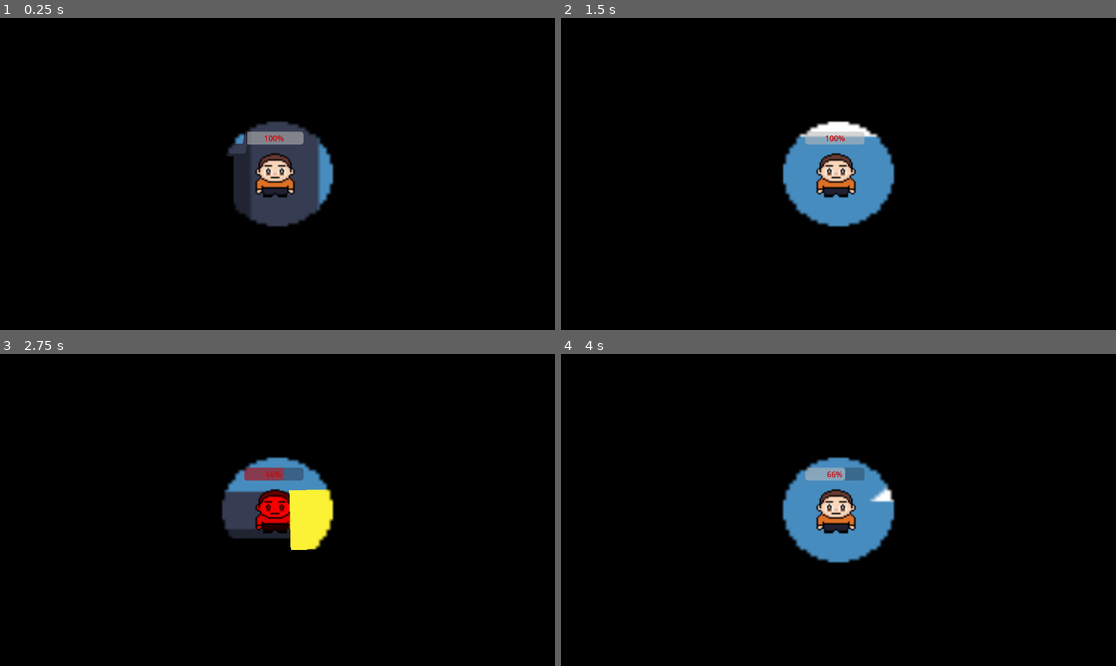
Above: before the commit, frames 1-4 (two rows, left to right).
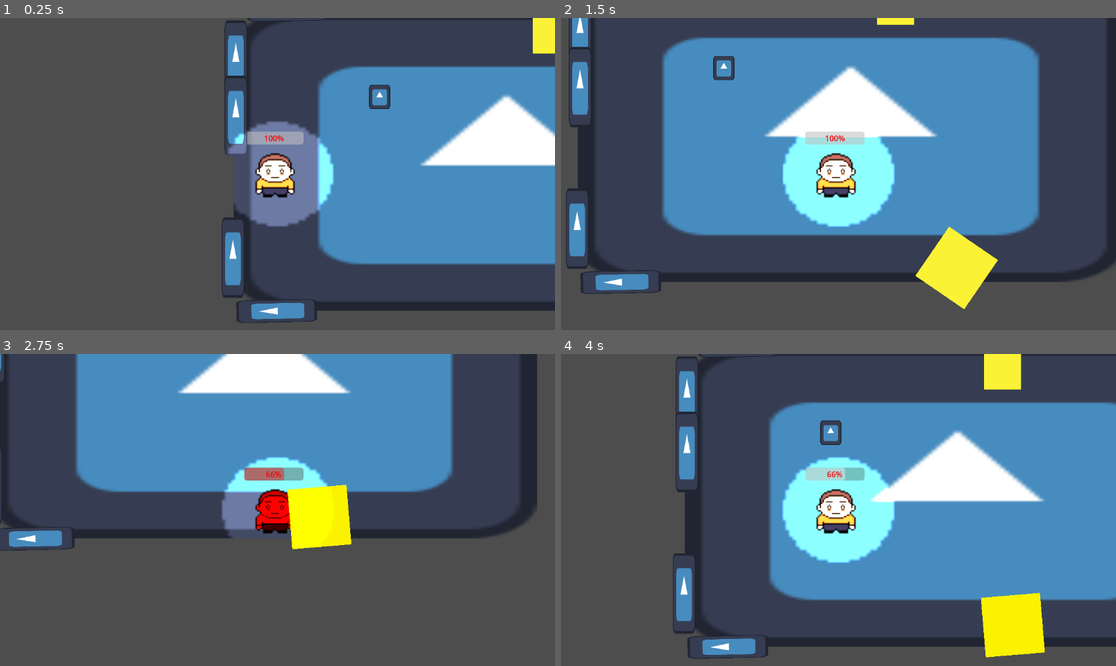
Above: after the commit, the same moments.

Repository: bryanmejiapalma/The-Matrix-Studio
Game: Godot game, scene res://game.tscn
Two runs of this game, one before a commit and one after it. Both use one fixed random seed, a clock stepped at 60 frames per second and the inputs below. This scene is started directly instead of the project's main scene. The engine's default icon, where the game draws it, is replaced by a stand-in: a white triangle on a blue panel in a dark square.
Inputs:
- Up to frame 1 (0.25 s): no input
- Up to frame 2 (1.5 s): tap Enter at 0.5 s; hold D (ui_right) 0.53-1.28 s; hold Shift (boost) 0.53-1.28 s; hold S (ui_down) from 1.28 s (still down); tap E (interact) at 1.35 s
- Up to frame 3 (2.75 s): release S (ui_down) at 2.03 s; hold D (ui_right) from 2.03 s (still down); hold Shift (boost) from 2.03 s (still down)
- Up to frame 4 (4 s): tap Space at 2.75 s; release D (ui_right) at 2.78 s; release Shift (boost) at 2.78 s; hold W (ui_up) 2.78-3.53 s; tap E (interact) at 2.85 s; hold A (ui_left) from 3.53 s (still down); hold Shift (boost) from 3.53 s (still down)

The runs differ from the first frame. In frame 1, 100% of the frame differs, in the area x 0-100%, y 0-100%; in frame 2, 100%; in frame 3, 100%; in frame 4, 100%.

Commit message:
pLAYER stun works with the light

Diff:
--- a/Map.tscn
+++ b/Map.tscn
@@ -10,3 +10,6 @@
 position = Vector2(142.5, 80)
 scale = Vector2(2.2265623, 1.2734375)
 texture = ExtResource("2_3h1ab")
+
+[node name="TileMap" type="TileMap" parent="."]
+format = 2
--- a/enemy.gd
+++ b/enemy.gd
@@ -2,7 +2,7 @@
 
 const SPEED = 120.0
 const CHASE_SPEED = 200.0
-const STOP_DISTANCE = 35.0
+const STOP_DISTANCE = 115.0
 const DETECTION_RANGE = 400.0
 const DAMAGE_AMOUNT = 34
 
@@ -50,6 +50,7 @@
 	if is_stunned: return # Prevent double-triggering
 	is_stunned = true
 	modulate = Color.YELLOW
+	print("stunned")
 
 	await get_tree().create_timer(2.0).timeout
 
--- a/game.tscn
+++ b/game.tscn
@@ -46,9 +46,11 @@
 position = Vector2(1036, 425)
 
 [node name="CanvasModulate" type="CanvasModulate" parent="."]
+visible = false
 color = Color(0, 0, 0, 1)
 
 [node name="Backgrounde\'" type="Sprite2D" parent="."]
+visible = false
 modulate = Color(0, 0, 0, 1)
 z_index = -100
 scale = Vector2(2048, 2048)
